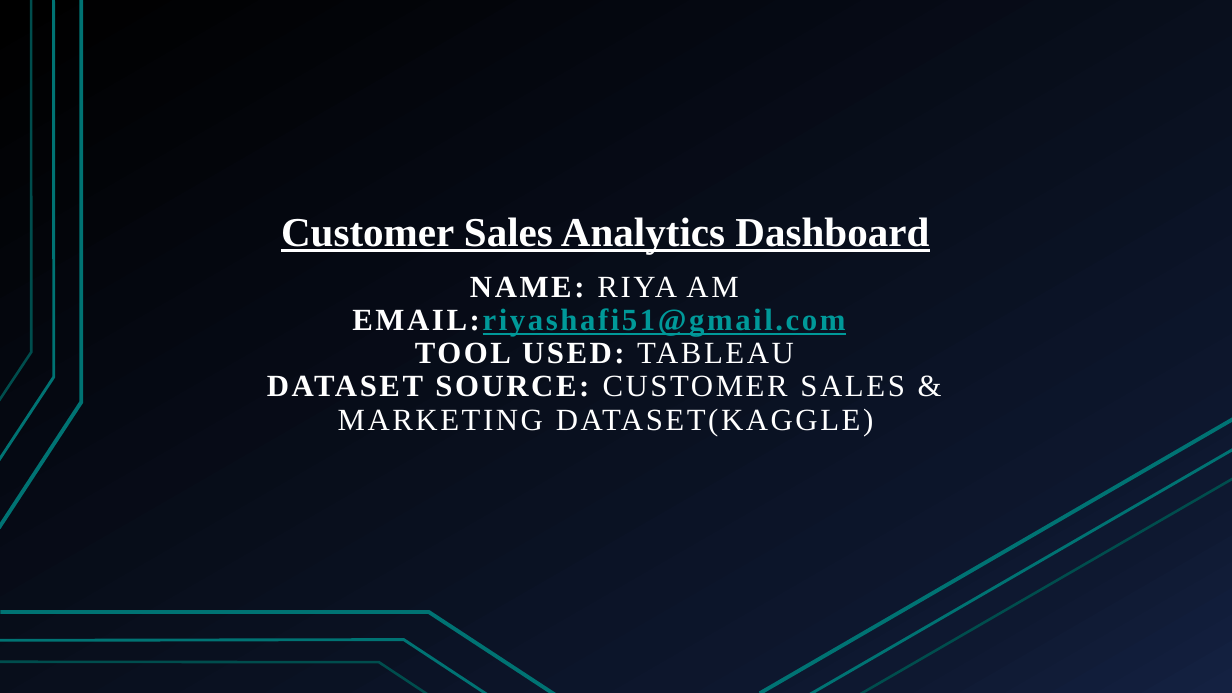
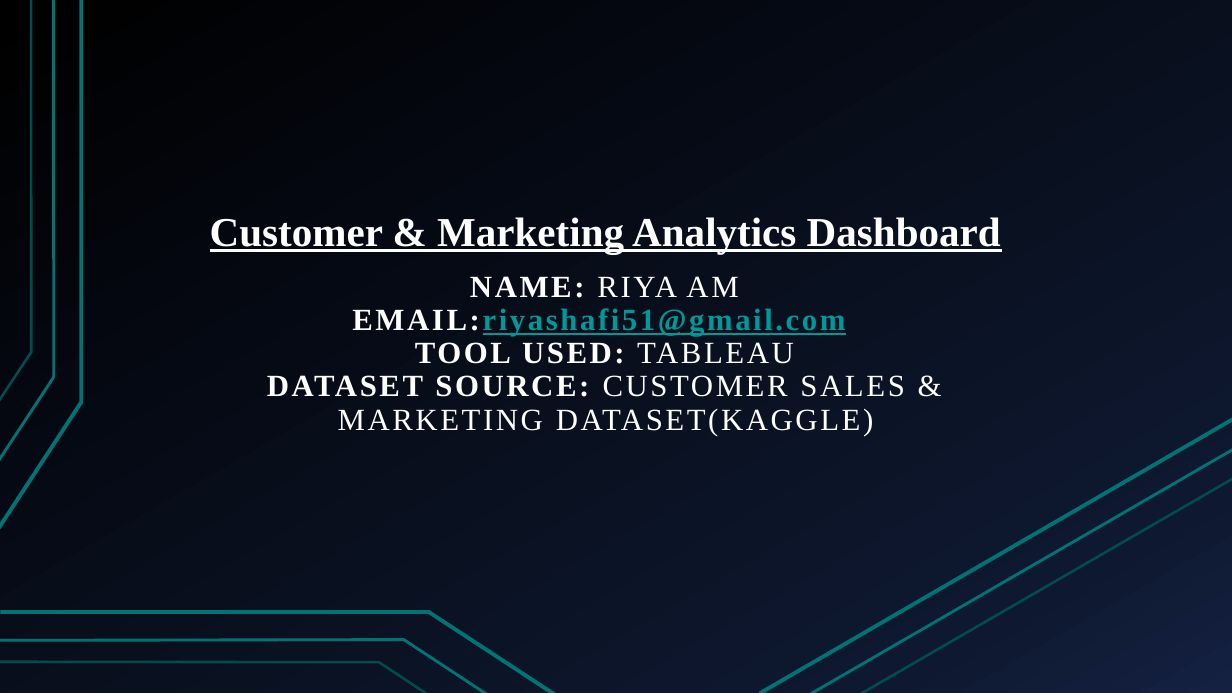
Before and after one commit to riyashafi/Github-Projects, a slide deck: slide 1 of Tableau project ppt.pptx. Drawn at 1232x693 pixels with LibreOffice and Linux fonts; fonts in the diff are those of the drawing. Boxes give left, top, right and bottom in pixels: in the first picture for what was removed or moved away, otherwise in the second. Text is boxed around its words. In the diff, an @@ line names an element or a change of style, - is before the commit and + after.

```diff
--- a/Tableau project ppt.pptx
+++ b/Tableau project ppt.pptx
@@ title at [210,217,1001,254]: text changed @@
-Customer Sales Analytics Dashboard
+Customer & Marketing Analytics Dashboard
```
Also in this commit, not shown: 4 other files.
